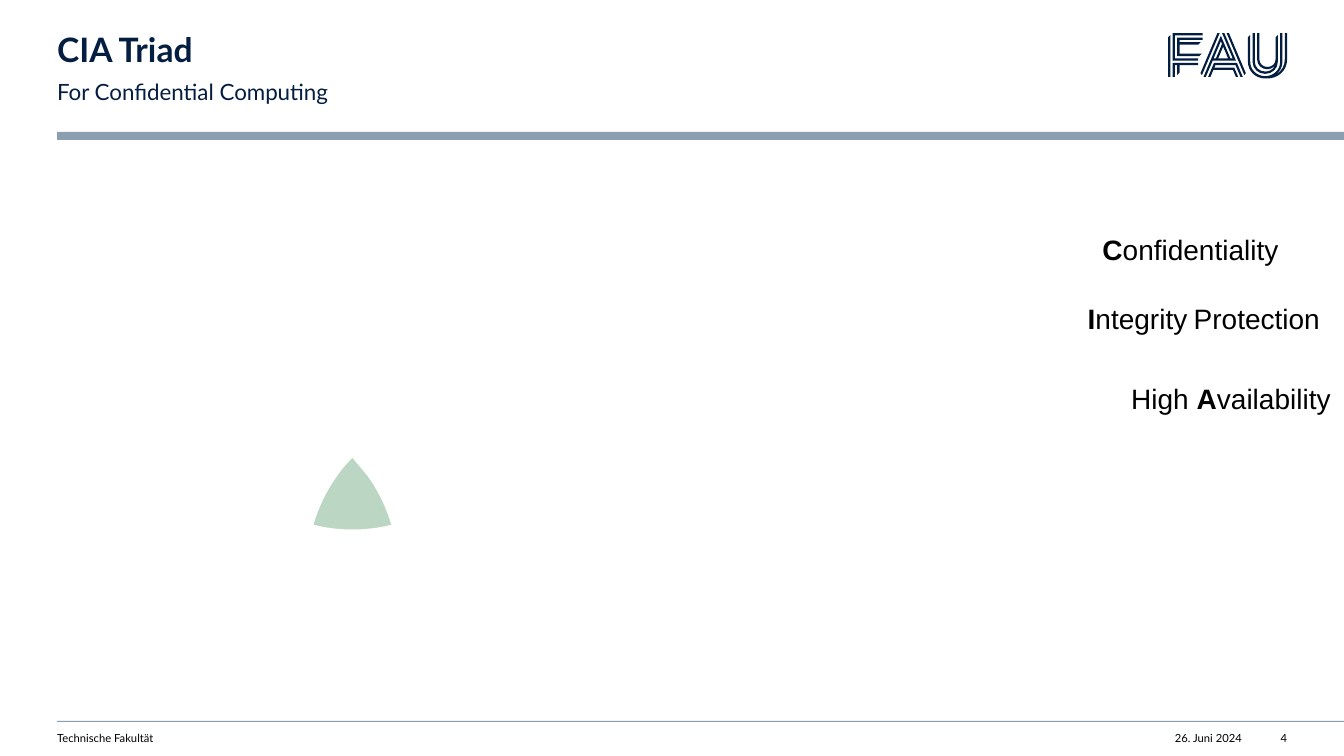
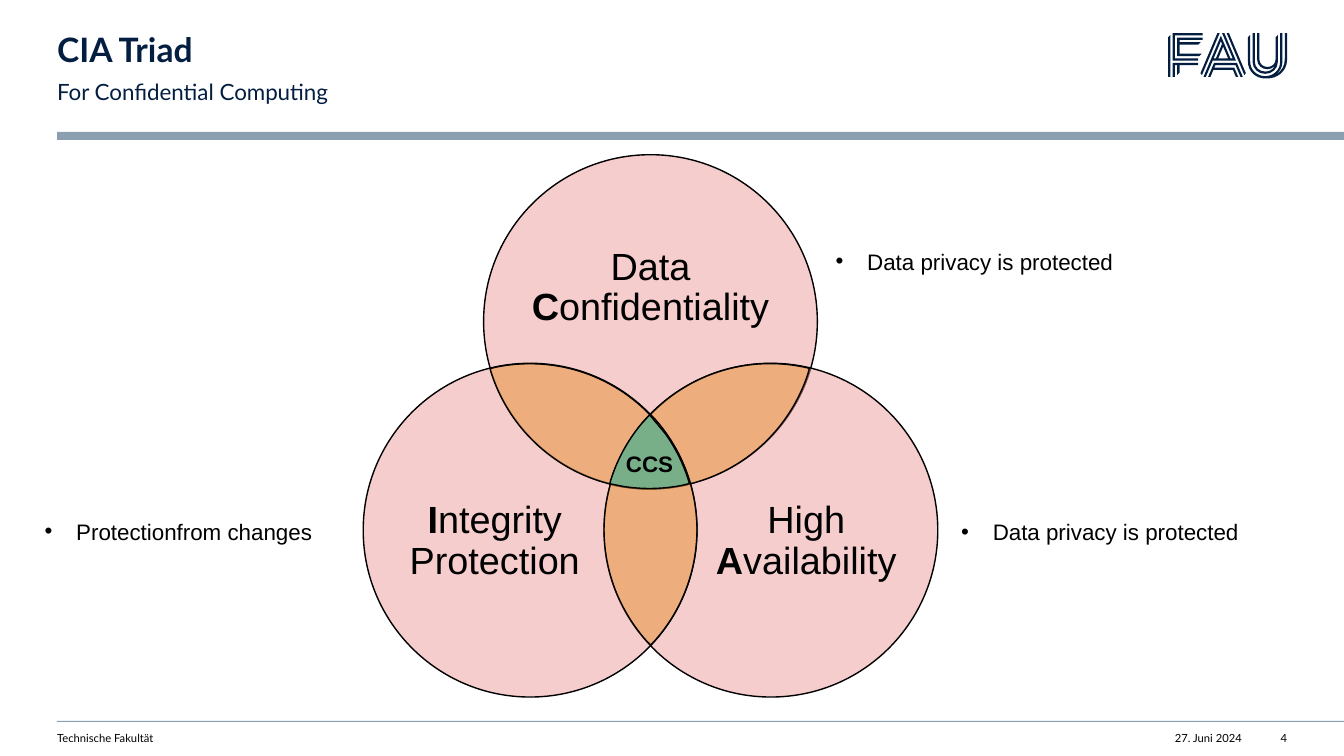
Before and after one commit to listigpeter/AKSS, a slide deck: slide 4 of presentation/confidetial_cloud_services.pptx. Drawn at 1344x756 pixels with LibreOffice and Linux fonts; fonts in the diff are those of the drawing. Boxes give left, top, right and bottom in pixels: in the first picture for what was removed or moved away, otherwise in the second. Text is boxed around its words. In the diff, an @@ line names an element or a change of style, - is before the commit and + after.

```diff
--- a/presentation/confidetial_cloud_services.pptx
+++ b/presentation/confidetial_cloud_services.pptx
@@ freeform shape added at [484,155,818,489], fill #ED9D9A at 50% opacity, outline #000000 1 pt, 27 pt, text #000000 @@
+Data Confidentiality
@@ text removed at [1102,239,1278,265] @@
-Confidentiality
@@ text added at [867,253,1113,275], 16 pt, text #000000 @@
+• Data privacy is protected
@@ freeform shape added at [606,309,814,544], fill #EDA84A at 50% opacity, outline #000000 1 pt @@
@@ text removed at [1088,308,1320,334] @@
-Integrity Protection
@@ freeform shape added at [363,363,697,697], fill #ED9D9A at 50% opacity, outline #000000 1 pt, 27 pt, text #000000 @@
+Integrity Protection
@@ freeform shape added at [490,364,690,489], fill #EDA84A at 50% opacity, outline #000000 1 pt @@
@@ freeform shape added at [604,363,938,697], fill #ED9D9A at 50% opacity, outline #000000 1 pt, 27 pt, text #000000 @@
+High Availability
@@ text removed at [1131,388,1331,414] @@
-High Availability
@@ freeform shape added at [546,412,754,647], fill #EDA84A at 50% opacity, outline #000000 1 pt @@
@@ freeform shape added at [610,415,690,489], fill #79AF88, outline #000000 1 pt @@
@@ freeform shape removed at [313,457,392,530] @@
@@ text added at [626,456,673,472], 16 pt, text #000000, bold @@
+CCS
@@ text added at [76,523,312,545], 16 pt, text #000000 @@
+• Protectionfrom changes
@@ text added at [993,523,1238,545], 16 pt, text #000000 @@
+• Data privacy is protected
@@ text at [1175,734,1242,742]: text changed @@
-26. Juni 2024
+27. Juni 2024
```
Also in this commit, not shown: 2 other slides changed, 13 other files.
